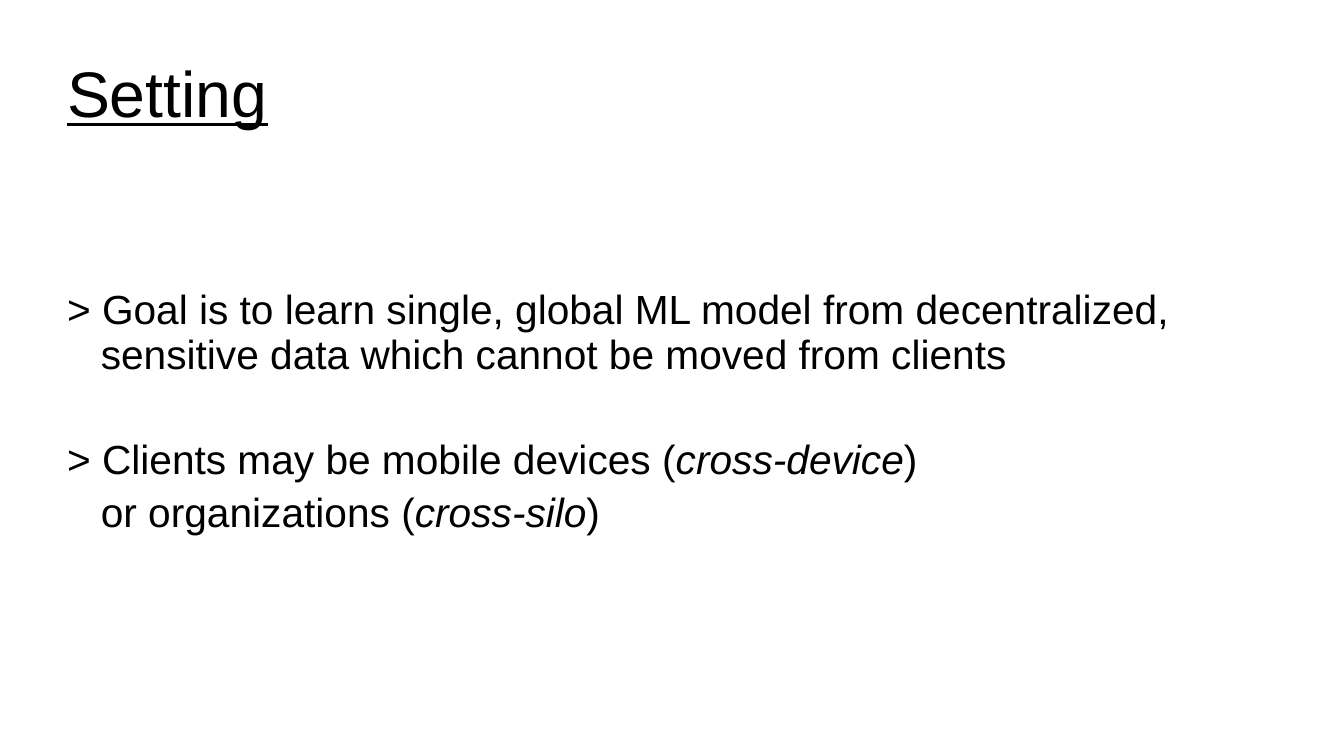
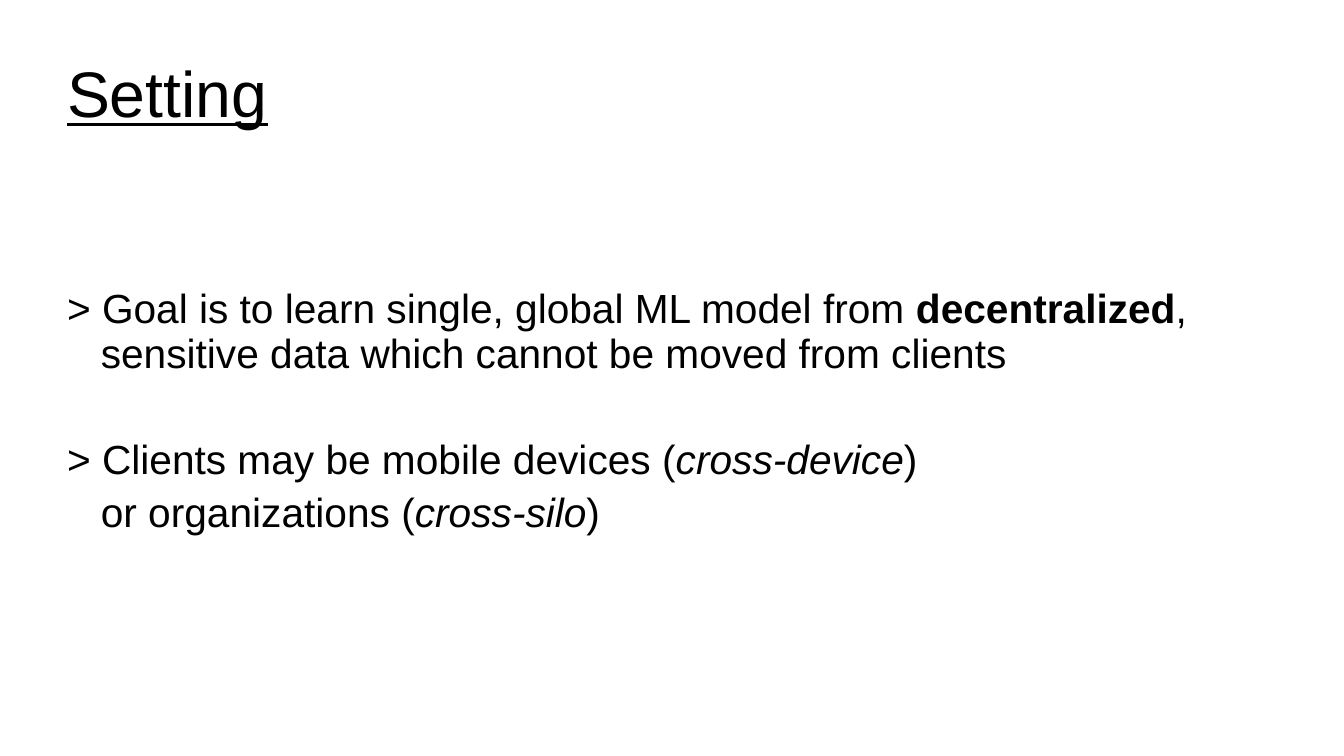
Before and after one commit to UVADS/distributed_computing, a slide deck: slide 5 of 07_distributed_model_training/federated_learning.ppt. Drawn at 1344x756 pixels with LibreOffice and Linux fonts; fonts in the diff are those of the drawing. Boxes give left, top, right and bottom in pixels: in the first picture for what was removed or moved away, otherwise in the second. Text is boxed around its words. In the diff, an @@ line names an element or a change of style, - is before the commit and + after.

```diff
--- a/07_distributed_model_training/federated_learning.ppt
+++ b/07_distributed_model_training/federated_learning.ppt
@@ subtitle "> Goal is to learn ..." at [101, 293, 1187, 535]: bold on in "decentralized," @@
```
Also in this commit, not shown: 3 other slides changed, 2 slides added, 1 slide removed, 1 other file.
